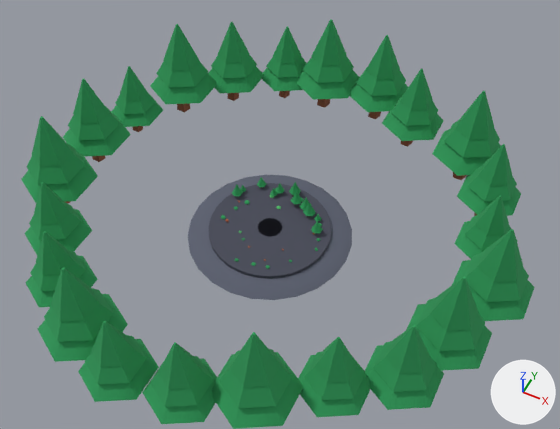
The glTF model game/assets/3d/env/eyrie_hawk.glb as it was, and as the next commit left it.
Both versions are drawn from a 50 mm lens placed at (23.1, -44.0, 57.4), pointed at (1.7, -1.2, 3.9). Lighting does not change. The marker at lower right points along +X, +Y and +Z. The older version comes first. Vertices at exactly the same position are counted once.

The first picture shows 'EyrieHawkGround'.
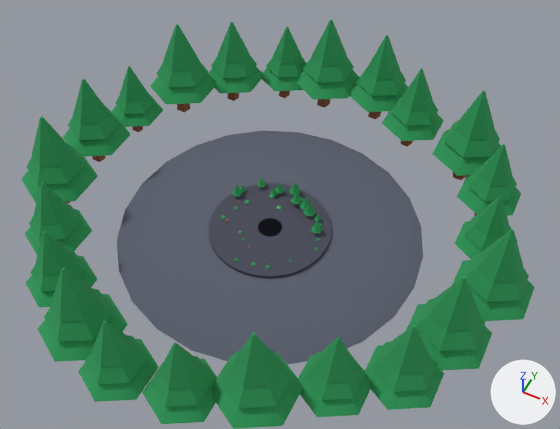
Changed parts and their boxes (x1, y1, x2, y2) in the pictures (560 x 429 px; the box of a moved part takes in the faces that stretch with it):
part 1 of me_cone, moved or reshaped
    before: (188, 175, 352, 300)
    after: (117, 131, 423, 365)

The edits, one by one:
me_cone has 2475 vertices, 4278 faces and spans x -23.5..24.8, y -24.1..23.8, z -0.9..11.1.
me_cone is used by ob_eyriehawkground; location (0.0, 0.0, 0.0).
me_cone part 1: the loose piece of 48 vertices spanning x -8.1..8.1, y -8.1..8.1, z -0.9..-0.4 is scaled about its middle by (1.85, 1.85, 1).
